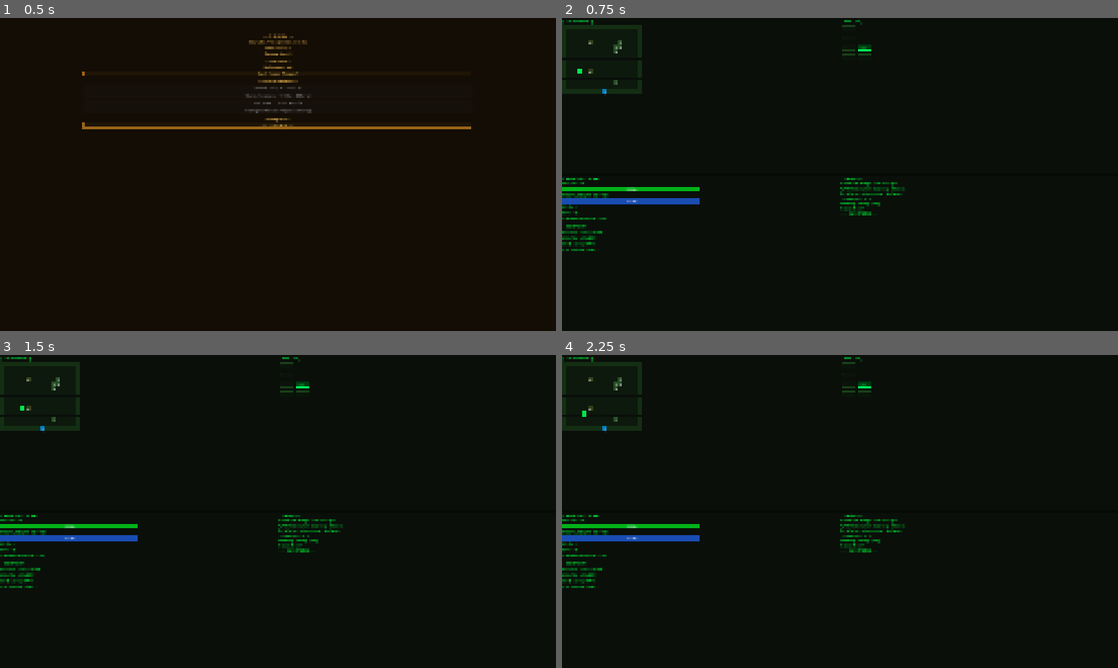
Above: before the commit, frames 1-4 (two rows, left to right).
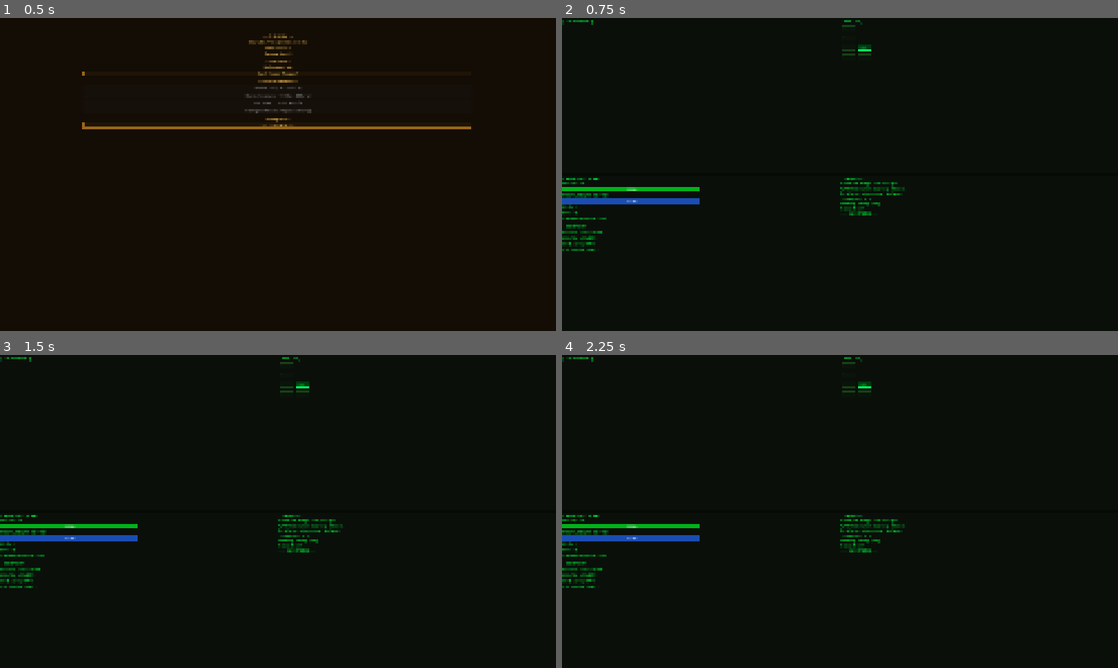
Above: after the commit, the same moments.

Repository: Napo2k/godot-mcp-test
Game: Godot game, scene res://scenes/hub.tscn
The game is run twice, just before and just after one commit, with the same random seed, the same clock (stepped at 60 frames per second) and the same inputs.
Inputs:
- Up to frame 1 (0.5 s): no input
- Up to frame 2 (0.75 s): click ">>> BEGIN RUN <<<" at 0.5 s
- Up to frame 3 (1.5 s): tap Enter at 1.25 s; hold D (move_right) from 1.28 s (still down); hold F (attack) from 1.28 s (still down)
- Up to frame 4 (2.25 s): tap Space (end_turn) at 2, 2.1 s; release D (move_right) at 2.03 s; release F (attack) at 2.03 s; hold S (move_down) from 2.03 s (still down)

Frame 1 is identical in both runs. In frame 2, 0.8% of the frame differs, in the area x 0-15%, y 2-25%; in frame 3, 0.8%; in frame 4, 0.8%, in the area x 0-15%, y 2-65%.
Error after the commit: Parse Error: Preload file "res://assets/tilesets/_Floors.png" does not exist. (res://scripts/room_scene.gd:5)

Commit message:
feat: replace floor/wall ColorRect tiles with Sprite2D atlas sprites

Diff:
--- a/scripts/room_scene.gd
+++ b/scripts/room_scene.gd
@@ -2,11 +2,11 @@
 class_name RoomScene
 ## Renders and manages a single room in Pane A (viewport).
 
+const TEX_FLOORS := preload("res://assets/tilesets/_Floors.png")
+const TEX_WALLS  := preload("res://assets/tilesets/_Walls1.png")
 var _tile_size: int = 32
 var room_w: int = 18
 var room_h: int = 10
-const WALL_COLOR   := Color(0.08, 0.18, 0.08, 1.0)
-const FLOOR_COLOR  := Color(0.05, 0.10, 0.05, 1.0)
 const PILLAR_COLOR := Color(0.15, 0.30, 0.15, 1.0)
 const CRATE_COLOR  := Color(0.20, 0.25, 0.10, 1.0)
 const EXIT_COLOR   := Color(0.0, 0.5, 0.8, 1.0)
@@ -25,6 +25,17 @@
 @onready var entity_container: Node2D = $EntityContainer
 @onready var overlay_container: Node2D = $OverlayContainer
 
+func _make_tile_sprite(tex: Texture2D, col: int, row: int, gx: int, gy: int) -> Sprite2D:
+	var spr := Sprite2D.new()
+	spr.texture = tex
+	spr.region_enabled = true
+	spr.region_rect = Rect2(col * 32, row * 32, 32, 32)
+	spr.centered = false
+	spr.texture_filter = CanvasItem.TEXTURE_FILTER_NEAREST
+	spr.position = Vector2(gx * _tile_size, gy * _tile_size)
+	spr.scale = Vector2(float(_tile_size) / 32.0, float(_tile_size) / 32.0)
+	return spr
+
 func _ready() -> void:
 	pass
 
@@ -78,15 +89,18 @@
 		_spawn_enemies()
 
 func _generate_tiles() -> void:
+	var tile_rng := RandomNumberGenerator.new()
 	for y in range(room_h):
 		for x in range(room_w):
-			var rect := ColorRect.new()
-			rect.size = Vector2(_tile_size - 1, _tile_size - 1)
-			rect.position = Vector2(x * _tile_size, y * _tile_size)
-			# Walls on border
 			var is_wall := (x == 0 or y == 0 or x == room_w - 1 or y == room_h - 1)
-			rect.color = WALL_COLOR if is_wall else FLOOR_COLOR
-			tile_container.add_child(rect)
+			var spr: Sprite2D
+			if is_wall:
+				spr = _make_tile_sprite(TEX_WALLS, 0, 0, x, y)
+			else:
+				tile_rng.seed = x * 7919 + y * 6271 + room_w * 3
+				var variant := tile_rng.randi_range(0, 3)
+				spr = _make_tile_sprite(TEX_FLOORS, variant, 0, x, y)
+			tile_container.add_child(spr)
 
 func _place_exits() -> void:
 	var exits: Dictionary = _room_data.get("exits", {})
